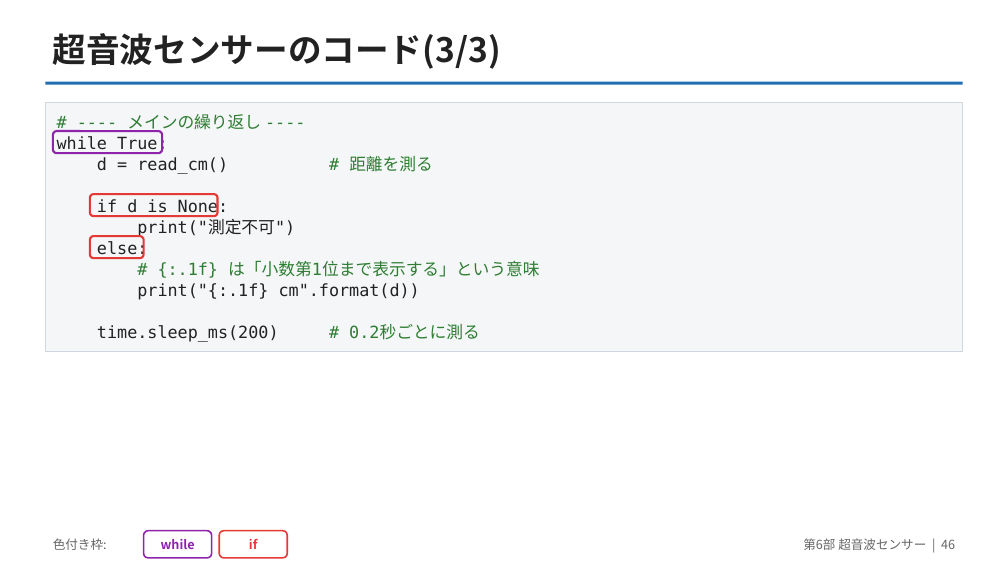
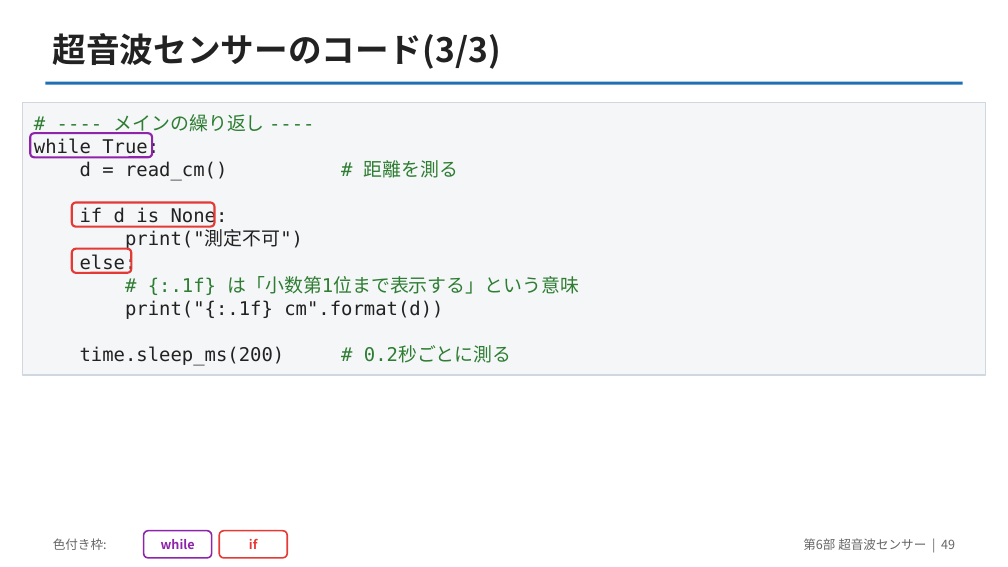
Before and after one commit to yuracode/isiot, a slide deck: slide 49 of slides/pico_sensor_intro.pptx (slide 46 before the commit). Drawn at 1008x567 pixels with LibreOffice and Linux fonts; fonts in the diff are those of the drawing. Boxes give left, top, right and bottom in pixels: in the first picture for what was removed or moved away, otherwise in the second. Text is boxed around its words. In the diff, an @@ line names an element or a change of style, - is before the commit and + after.

```diff
--- a/slides/pico_sensor_intro.pptx
+++ b/slides/pico_sensor_intro.pptx
@@ text "# ---- メインの繰り返し ----": place and size @@
-text "# ---- メインの繰り返し ----" at [57, 114, 539, 342]
+text "# ---- メインの繰り返し ----" at [34, 114, 579, 366]
@@ text "# ---- メインの繰り返し ----" at [34, 114, 579, 366]: size 16 to 18 pt; line spacing 20pt to 22pt @@
@@ rectangle: place and size @@
-rectangle at [45, 102, 963, 352]
+rectangle at [23, 102, 985, 375]
@@ rounded rectangle: place and size @@
-rounded rectangle at [53, 131, 162, 153]
+rounded rectangle at [30, 133, 152, 157]
@@ rounded rectangle: place and size @@
-rounded rectangle at [90, 194, 218, 216]
+rounded rectangle at [72, 203, 215, 227]
@@ rounded rectangle: place and size @@
-rounded rectangle at [90, 236, 144, 258]
+rounded rectangle at [72, 249, 132, 273]
```
Also in this commit, not shown: 27 other slides changed, 3 slides added, 2 other files.
